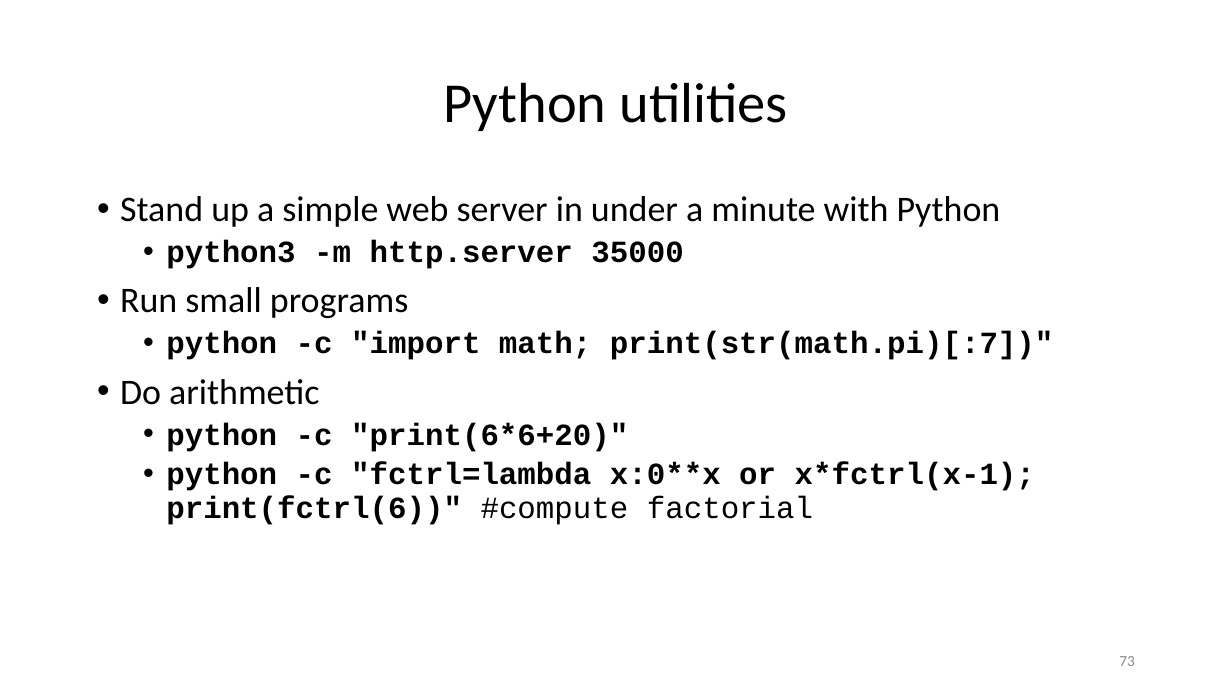
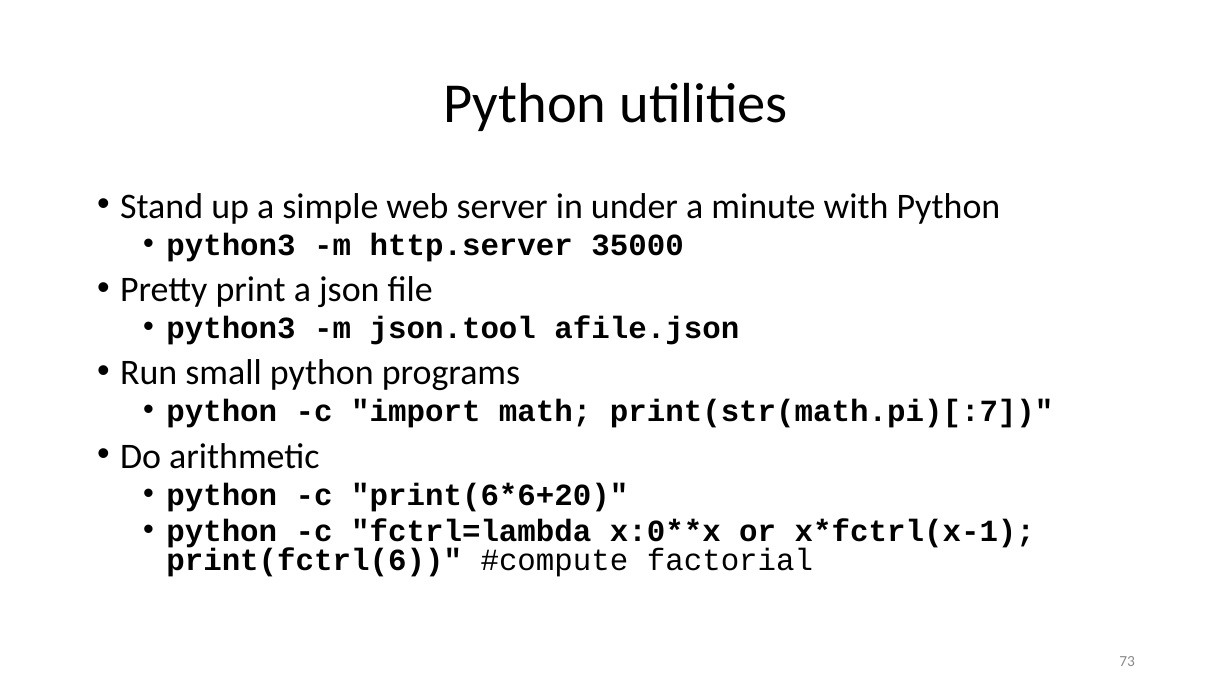
Before and after one commit to ketancmaheshwari/lisa19, a slide deck: slide 73 of lpt_LISA.pptx. Drawn at 1232x693 pixels with LibreOffice and Linux fonts; fonts in the diff are those of the drawing. Boxes give left, top, right and bottom in pixels: in the first picture for what was removed or moved away, otherwise in the second. Text is boxed around its words. In the diff, an @@ line names an element or a change of style, - is before the commit and + after.

Commit message:
Latest version of slides in pptx format

```diff
--- a/lpt_LISA.pptx
+++ b/lpt_LISA.pptx
@@ text at [120,193,1054,577]: line spacing 0.9 to 0.8 @@
@@ text at [120,276,739,390]: text changed @@
-• Run small programs
+• Pretty print a json file
+  • python3 -m json.tool afile.json
+• Run small python programs
```
Also in this commit, not shown: 5 other slides changed.
